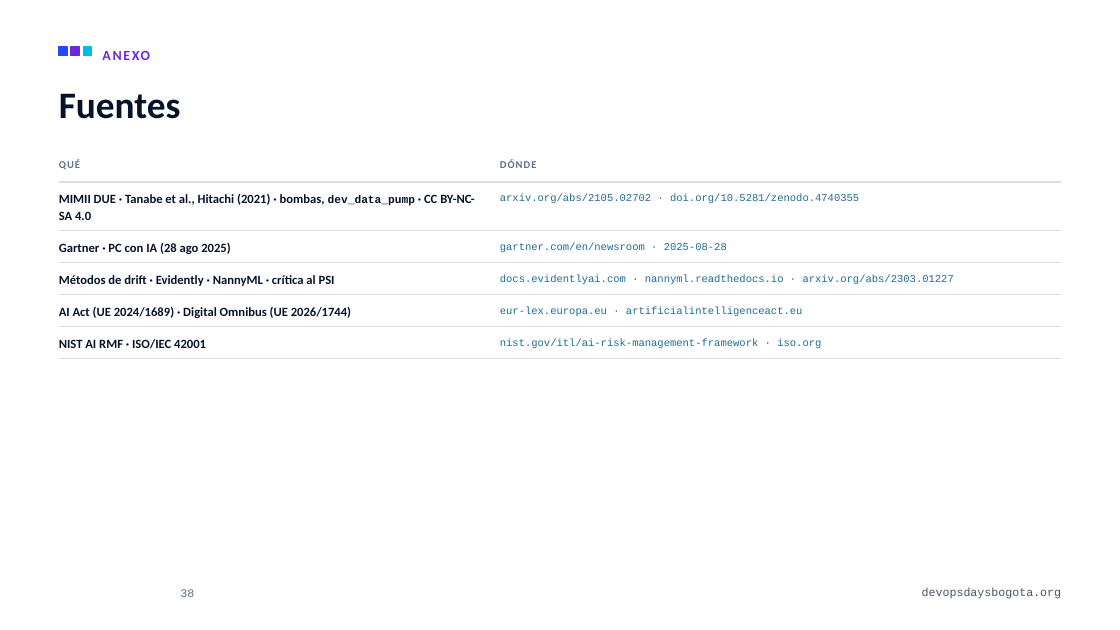
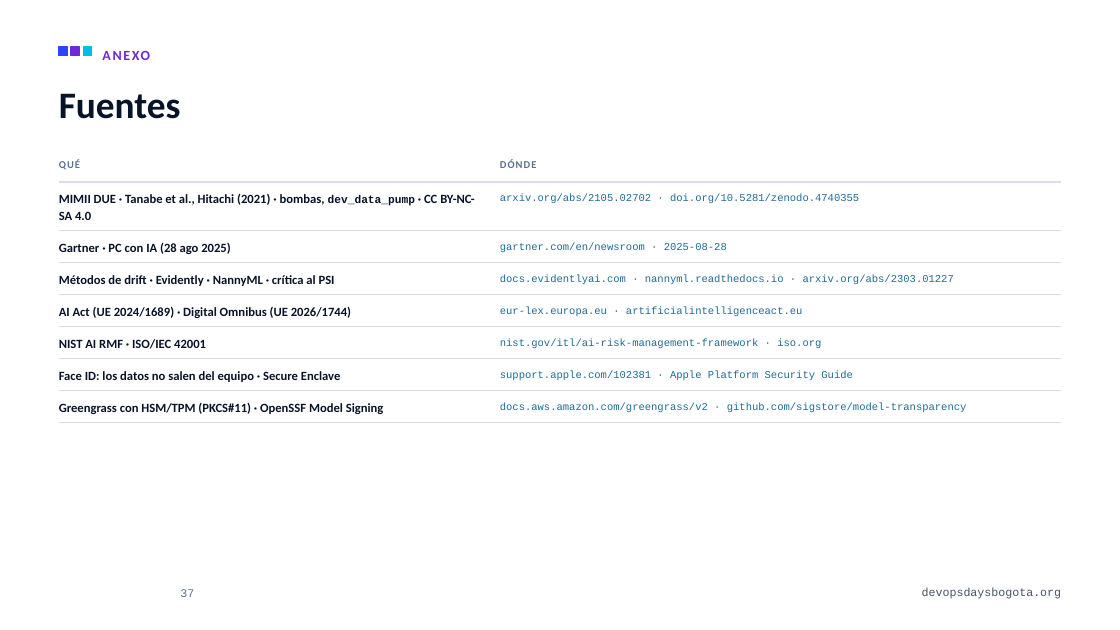
Before and after one commit to alejandro945/mlops-a-ciegas, a slide deck: slide 37 of talk/MLOps-a-ciegas-DevOpsDays-Bogota-2026.pptx (slide 38 before the commit). Drawn at 1120x630 pixels with LibreOffice and Linux fonts; fonts in the diff are those of the drawing; background and template pictures are left out. Boxes give left, top, right and bottom in pixels: in the first picture for what was removed or moved away, otherwise in the second. Text is boxed around its words. In the diff, an @@ line names an element or a change of style, - is before the commit and + after.

```diff
--- a/talk/MLOps-a-ciegas-DevOpsDays-Bogota-2026.pptx
+++ b/talk/MLOps-a-ciegas-DevOpsDays-Bogota-2026.pptx
@@ text added at box(59, 371, 340, 382), 10.8 pt, text #071329, bold @@
+Face ID: los datos no salen del equipo · Secure Enclave
@@ text added at box(500, 371, 853, 380), 9 pt, text #1F6C93 @@
+support.apple.com/102381 · Apple Platform Security Guide
@@ line added from (59, 391) to (1061, 391), #D5DEEA 0.9 pt @@
@@ text added at box(59, 403, 384, 414), 10.8 pt, text #071329, bold @@
+Greengrass con HSM/TPM (PKCS#11) · OpenSSF Model Signing
@@ text added at box(500, 403, 967, 412), 9 pt, text #1F6C93 @@
+docs.aws.amazon.com/greengrass/v2 · github.com/sigstore/model-transparency
@@ line added from (59, 423) to (1061, 423), #D5DEEA 0.9 pt @@
@@ page number at box(180, 589, 194, 597): text changed @@
-38
+37
```
Also in this commit, not shown: 8 other slides changed, 2 slides added, 3 slides removed, 15 other files.
